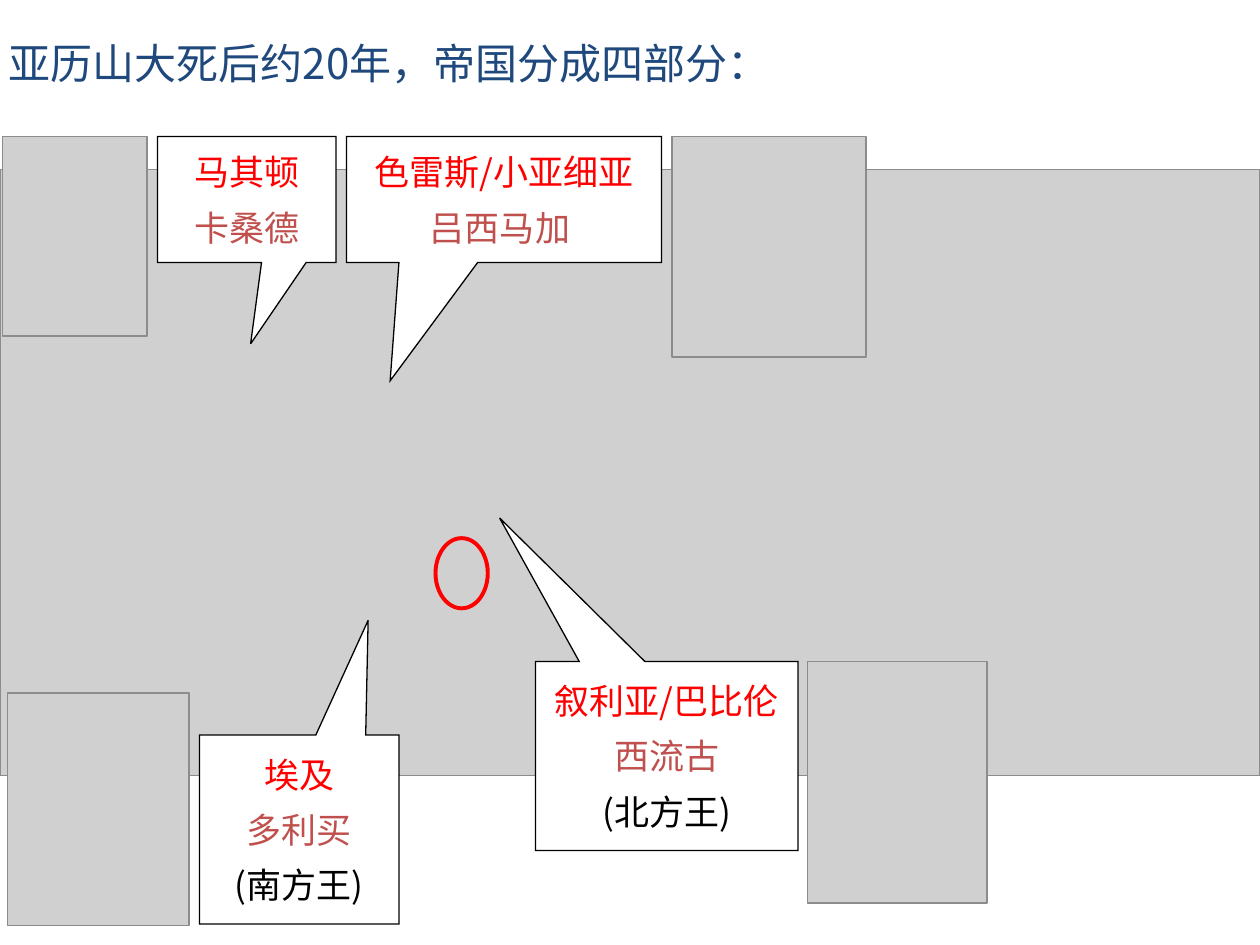
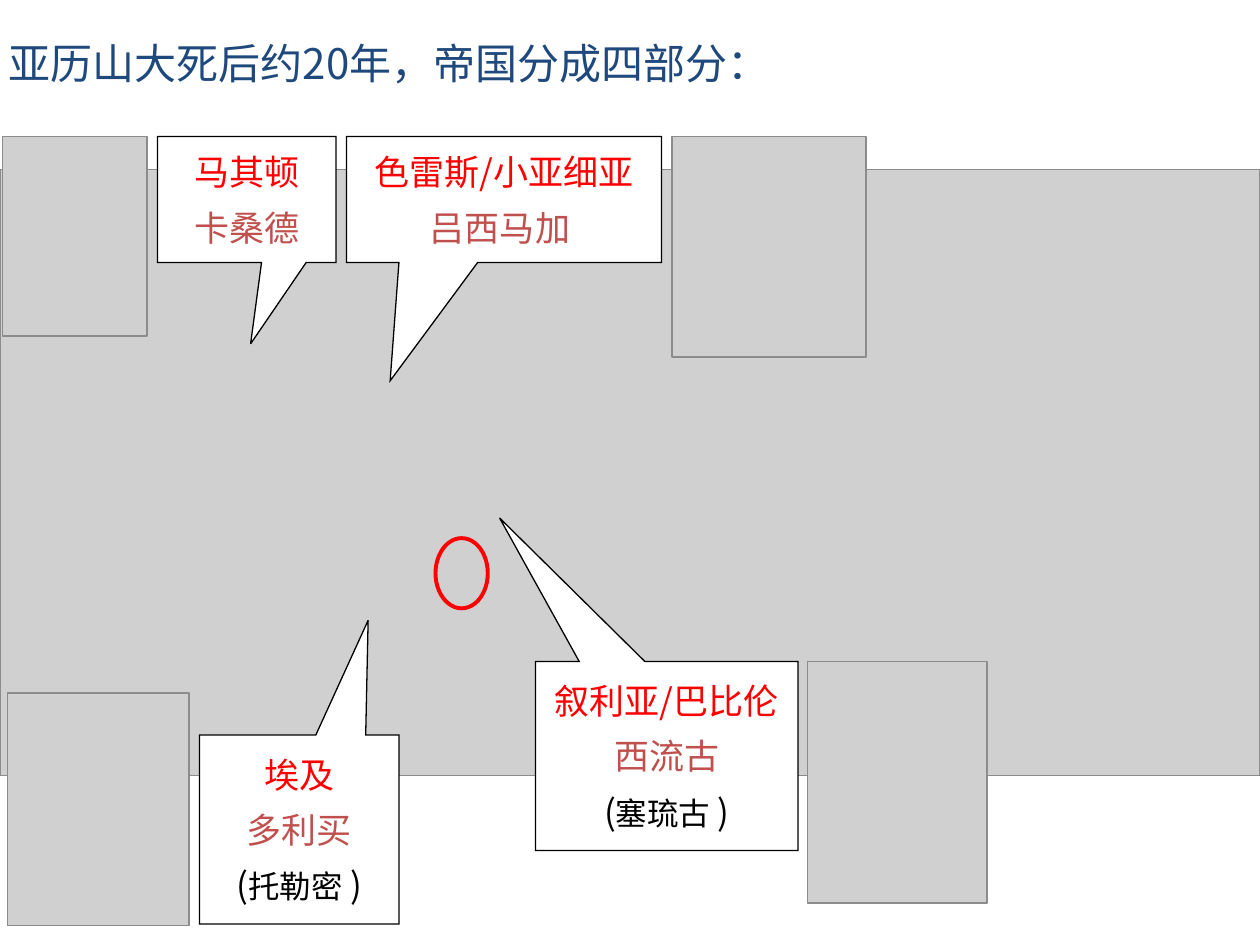
Before and after one commit to zy-hz/my-bible, a slide deck: slide 13 of 课程设计/马可福音查经/PPT/历史背景.ppt (slide 12 before the commit). Drawn at 1260x945 pixels with LibreOffice and Linux fonts; fonts in the diff are those of the drawing; grey boxes stand for pictures. Boxes give left, top, right and bottom in pixels: in the first picture for what was removed or moved away, otherwise in the second. Text is boxed around its words. In the diff, an @@ line names an element or a change of style, - is before the commit and + after.

```diff
--- a/课程设计/马可福音查经/PPT/历史背景.ppt
+++ b/课程设计/马可福音查经/PPT/历史背景.ppt
@@ text in speech box at (616, 798, 710, 828): text changed; size 20 to 18 pt; font Noto Sans CJK SC to Arial @@
-(北方王)
+(塞琉古 )
@@ text in speech box at (248, 871, 342, 901): text changed; size 20 to 18 pt; font Noto Sans CJK SC to Arial @@
-(南方王)
+(托勒密 )
```
Also in this commit, not shown: 15 other slides changed, 2 slides added.
